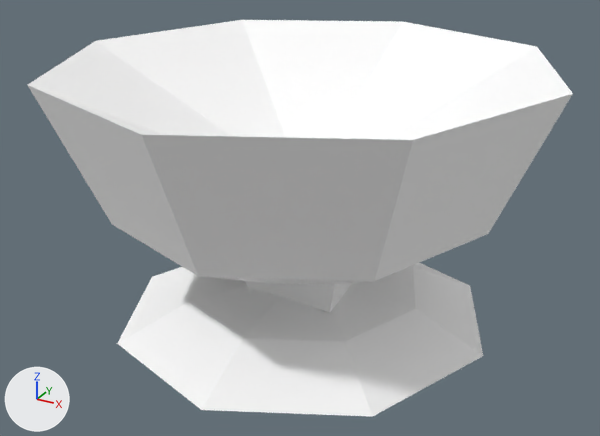
Renders of the glTF model public/3d/item/model__item__shop.ofs_1380_0/1380item2770r.gltf from each side of a commit.
Rendered twice from a 50 mm lens placed at (7.436, -11.179, 0.94), pointed at (7.038, -10.455, 0.578). Every picture has the same lights, and +X, +Y and +Z are marked at lower left. The picture after the commit comes second.

The first picture shows '1380item2770r'.
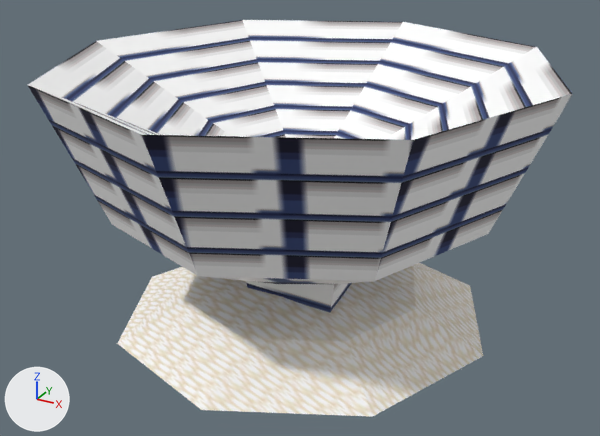
Changed parts and their boxes [x1, y1, x2, y2] in the pictures (600 x 436 px):
```json
{"object": "1380item2770r", "change": "surface changed", "before": [28, 20, 573, 417], "after": [28, 20, 573, 417], "on screen": "darker"}
```

Scene script edits in JSON lines:
```json
{"op": "add", "block": "img_ucc_don1", "code": ["img_ucc_don1 = load_image('ucc_don1', '_unpacked/ucc_don1', 8, 16, 'sRGB')"]}
{"op": "add", "block": "img_ucc_don9", "code": ["img_ucc_don9 = load_image('ucc_don9', '_unpacked/ucc_don9', 16, 32, 'sRGB')"]}
{"op": "remove", "block": "mat_lambert134", "code": "mat_lambert134.base_color = (1.0, 1.0, 1.0)  # white #ffffff"}
{"op": "add", "block": "mat_lambert134", "code": "mat_lambert134.texture = img_ucc_don9"}
{"op": "remove", "block": "mat_nabe_ucc_don1", "code": "mat_nabe_ucc_don1.base_color = (1.0, 1.0, 1.0)  # white #ffffff"}
{"op": "add", "block": "mat_nabe_ucc_don1", "code": "mat_nabe_ucc_don1.texture = img_ucc_don1"}
```
